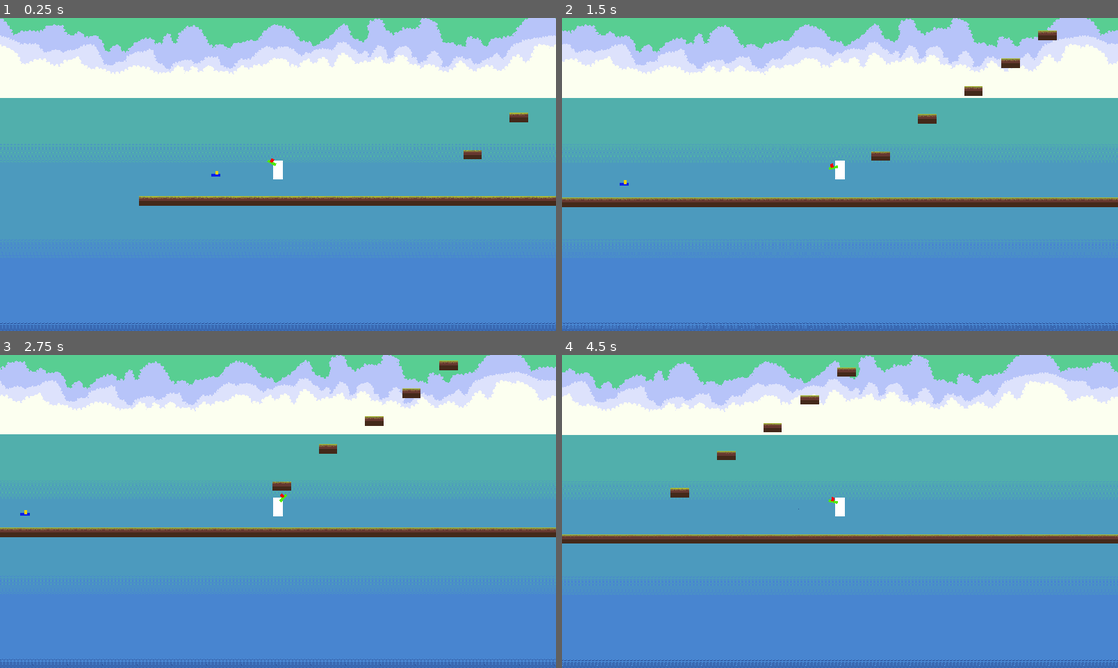
Above: before the commit, frames 1-4 (two rows, left to right).
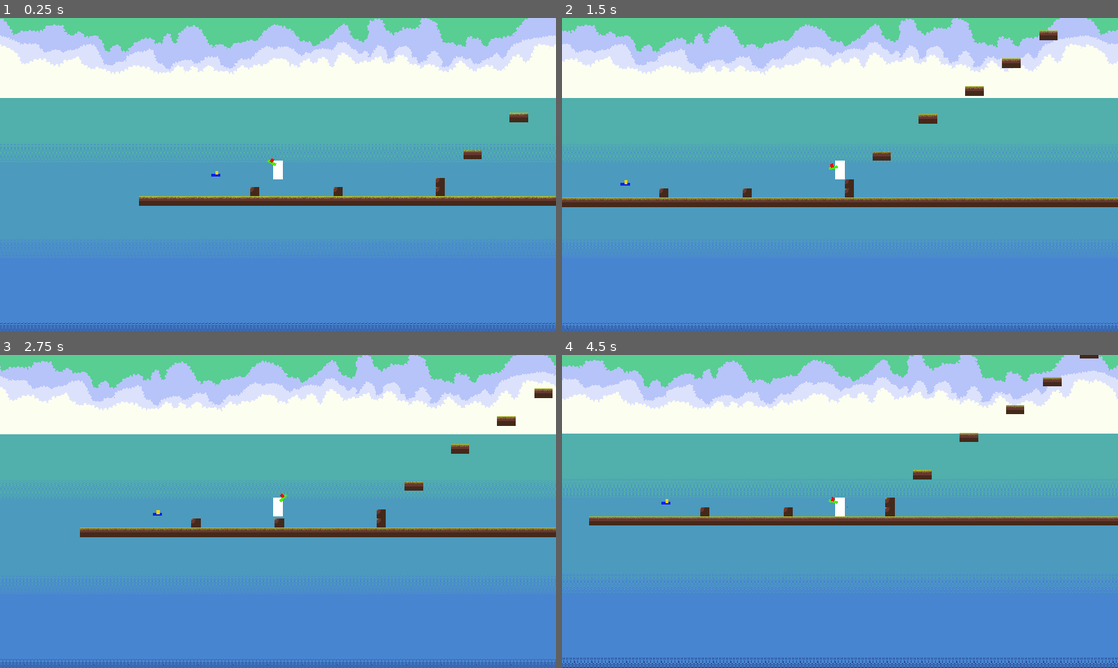
Above: after the commit, the same moments.

Repository: LuizzDutra/Remorse-of-Blue-Pen
Game: Godot game, scene res://Scenes/Levels/Level1.tscn
The game is run twice, just before and just after one commit, with the same random seed, the same clock (stepped at 60 frames per second) and the same inputs. This scene is started directly instead of the project's main scene.
Inputs (mouse positions are in pixels of both pictures, inside the frame that each line leads up to):
- Up to frame 1 (0.25 s): no input
- Up to frame 2 (1.5 s): move the mouse to (962, 158) at 0.52 s; hold D (move_right) from 0.53 s (still down); tap W (jump) at 0.6, 0.77, 1.07 s; move the mouse to (728, 190) at 1.27 s; tap Shift (dash) at 1.35 s
- Up to frame 3 (2.75 s): tap W (jump) at 1.52, 1.55, 1.82, 2.3 s; move the mouse to (333, 442) at 2.02 s; release D (move_right) at 2.03 s; hold A (move_left) from 2.03 s (still down); tap E (interact) at 2.1 s
- Up to frame 4 (4.5 s): move the mouse to (812, 574) at 2.77 s; release A (move_left) at 2.78 s; hold D (move_right) 2.78-4.28 s; click (812, 574) at 2.85 s; tap W (jump) at 3.02, 3.05, 3.32, 3.6, 3.77, 4.07 s; move the mouse to (1006, 558) at 3.52 s; move the mouse to (673, 464) at 4.27 s; hold A (move_left) from 4.28 s (still down); tap Shift (dash) at 4.35 s

The runs differ from the first frame. In frame 1, 0.2% of the frame differs, in the area x 45-80%, y 51-57%; in frame 2, 1.8%; in frame 3, 10%; in frame 4, 16%, in the area x 0-100%, y 0-100%.
Error in both runs: Attempt to call function 'add_child' in base 'null instance' on a null instance. (res://Scripts/Receiver.gd:20)

Commit message:
enemies now jump obstacles

Diff:
--- a/Scenes/Enemy.tscn
+++ b/Scenes/Enemy.tscn
@@ -78,6 +78,14 @@
 wait_time = 4.0
 one_shot = true
 
+[node name="RightJumpCast" type="RayCast2D" parent="."]
+enabled = true
+cast_to = Vector2( 35, 0 )
+
+[node name="LeftJumpCast" type="RayCast2D" parent="."]
+enabled = true
+cast_to = Vector2( -35, 0 )
+
 [connection signal="got_hit" from="HurtBox" to="." method="_on_HurtBox_got_hit"]
 [connection signal="timeout" from="ShootTimer" to="." method="_on_ShootTimer_timeout"]
 [connection signal="timeout" from="IdleTimer" to="." method="_on_IdleTimer_timeout"]
--- a/Scenes/Levels/Level1.tscn
+++ b/Scenes/Levels/Level1.tscn
@@ -6,7 +6,7 @@
 [node name="Level 1" instance=ExtResource( 1 )]
 
 [node name="TileMap" parent="." index="1"]
-tile_data = PoolIntArray( -1179606, 1, 0, -1179605, 1, 0, -9 …(108 unchanged characters)… 90, 1, 0, -131052, 1, 0, -131051, 1, 0, 262129, 1, 0, 262130, 1, 0, 262131, 1, 0 …(2242 unchanged characters)…
+tile_data = PoolIntArray( -1179606, 1, 0, -1179605, 1, 0, -9 …(108 unchanged characters)… 90, 1, 0, -131052, 1, 0, -131051, 1, 0, 65553, 9, 0, 196605, 9, 0, 131078, 9, 0, 131089, 9, 0, 262129, 1, 0, 262130, 1, 0, 262131, 1, 0 …(2242 unchanged characters)…
 
 [node name="Enemy" parent="." index="2" instance=ExtResource( 3 )]
 position = Vector2( -240, 30 )
--- a/Scripts/Enemy.gd
+++ b/Scripts/Enemy.gd
@@ -10,6 +10,7 @@
 export var health = 100 setget set_health
 export var armor = 10
 export var speed = 200
+export var jump_force = 4
 
 var meter_unit = 64
 var gravity:Vector2 = Vector2(0, 9.8)
@@ -48,7 +49,11 @@
 
 	velocity += gravity * meter_unit * delta
 
-	velocity = move_and_slide(velocity)
+	if State == ATTENTION_STATE and ($RightJumpCast.is_colliding() or $LeftJumpCast.is_colliding()) and is_on_floor():
+		velocity.y = -jump_force * meter_unit
+
+	velocity = move_and_slide(velocity, Vector2.UP)
+
 
 
 func idle_routine():
